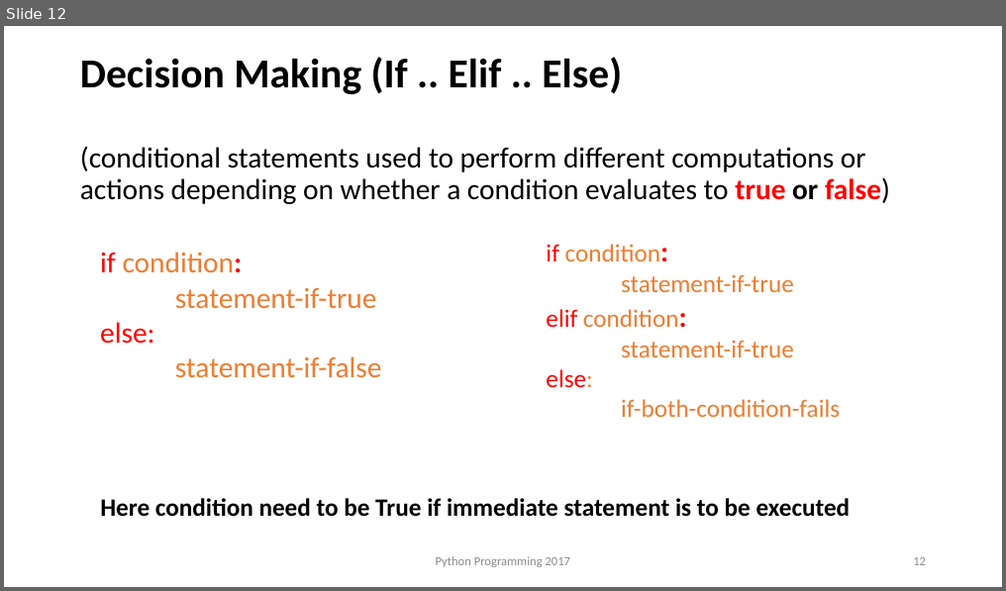
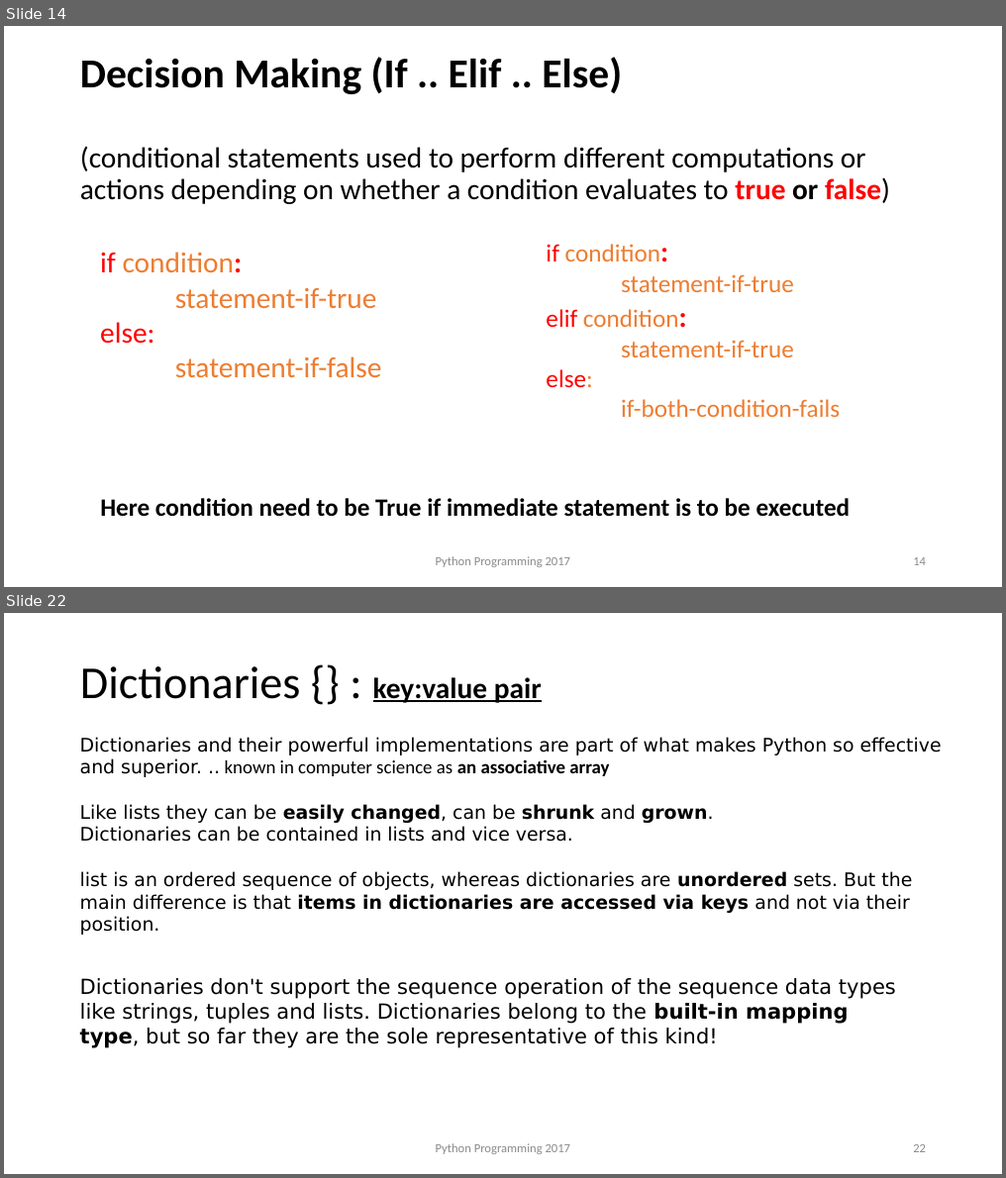
Before and after one commit to anishchapagain/AnishPython, a slide deck: python_notes.pptx. Shown one above the other, each under a label of ours: slide 12 before the commit, slides 14 and 22 after it; the slides between them are not shown. The pictures are 1006x591 and 1006x1178 pixels, drawn with LibreOffice and Linux fonts; fonts in the diff are those of the drawing; background and template pictures are left out. Boxes give left, top, right and bottom in pixels: in the first picture for what was removed or moved away, otherwise in the second. Text is boxed around its words. In the diff, an @@ line names an element or a change of style, - is before the commit and + after.

```diff
--- a/python_notes.pptx
+++ b/python_notes.pptx
@@ slide 22 added at bbox=[4, 613, 1002, 1174], background picture (left out) @@
@@ title added at bbox=[80, 666, 542, 703], 44 pt, text #000000 @@
+Dictionaries {} : key:value pair
@@ text added at bbox=[80, 737, 942, 935], 18 pt, text #000000 @@
+Dictionaries and their powerful implementations are part of what makes Python so effective and superior. .. known in computer science as an associative array
+Like lists they can be easily changed, can be shrunk and grown.
+Dictionaries can be contained in lists and vice versa.
+list is an ordered sequence of objects, whereas dictionaries are unordered sets. But the main difference is that items in dictionaries are accessed via keys and not via their position.
@@ text added at bbox=[80, 978, 896, 1049], 20 pt, text #000000 @@
+Dictionaries don't support the sequence operation of the sequence data types like strings, tuples and lists. Dictionaries belong to the built-in mapping type, but so far they are the sole representative of this kind!
@@ text added at bbox=[436, 1144, 571, 1155], 12 pt, text #8C8C8C @@
+Python Programming 2017
@@ page number added at bbox=[913, 1145, 926, 1153], 12 pt, text #8C8C8C @@
+22
@@ what was slide 12 is now slide 14 @@
@@ page number at bbox=[913, 558, 926, 566]: text changed @@
-12
+14
```
Also in this commit, not shown: 9 slides changed, 9 other slides added, 1 slide removed.
